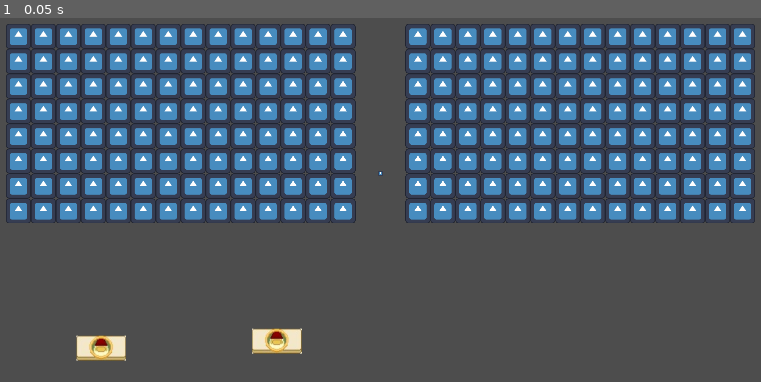
Above: before the commit, frame 1.
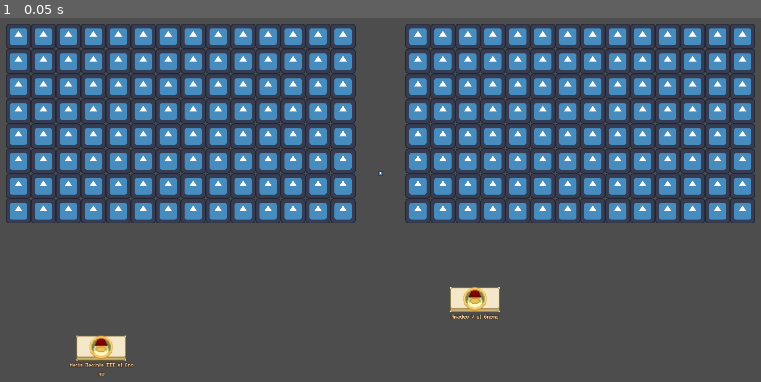
Above: after the commit, the same moment.

Repository: FrampthDev/JamOn
Game: Godot game, scene res://Scenes/game_scene.tscn
Two runs of this game, one before a commit and one after it. Both use one fixed random seed, a clock stepped at 60 frames per second and the inputs below. The engine's default icon, where the game draws it, is replaced by a stand-in: a white triangle on a blue panel in a dark square.
Inputs:
- Up to frame 1 (0.05 s): no input

The runs differ from the first frame. In frame 1, 1.0% of the frame differs, in the area x 9-66%, y 73-99%.

Commit message:
Hover con el nombre de la pieza

Diff:
--- a/Scenes/GameManager.tscn
+++ b/Scenes/GameManager.tscn
@@ -12,8 +12,8 @@
 position = Vector2(1632, 291)
 script = ExtResource("2_b7dir")
 
+[node name="GameLogic" type="Node2D" parent="."]
+script = ExtResource("4_mmuqr")
+
 [node name="NamesGenerator" type="Node" parent="."]
 script = ExtResource("2_bwyv8")
-
-[node name="GameLogic" type="Node2D" parent="."]
-script = ExtResource("4_mmuqr")
--- a/Scenes/game_scene.tscn
+++ b/Scenes/game_scene.tscn
@@ -8,20 +8,20 @@
 [node name="GameScene" type="Node2D"]
 script = ExtResource("1_1ixah")
 
-[node name="VirtualCursor" parent="." node_paths=PackedStringArray("camera") instance=ExtResource("1_x87qo")]
-position = Vector2(-2.38419e-07, -9.53674e-07)
-camera = NodePath("../Camera2D")
-
 [node name="Camera2D" type="Camera2D" parent="."]
 position = Vector2(512, 256)
 offset = Vector2(0, 32)
 zoom = Vector2(1.875, 1.875)
 
+[node name="VirtualCursor" parent="." node_paths=PackedStringArray("camera") instance=ExtResource("1_x87qo")]
+position = Vector2(-2.38419e-07, -9.53674e-07)
+camera = NodePath("../Camera2D")
+
 [node name="Tabletop" parent="." instance=ExtResource("2_6h5vk")]
 position = Vector2(32, 96)
 
 [node name="Piece" parent="." instance=ExtResource("2_b6fju")]
-position = Vector2(379, 503)
+position = Vector2(633, 450)
 
 [node name="Piece2" parent="." instance=ExtResource("2_b6fju")]
 position = Vector2(154, 512)
--- a/Scenes/piece.tscn
+++ b/Scenes/piece.tscn
@@ -1,10 +1,18 @@
-[gd_scene load_steps=5 format=3 uid="uid://r0qh1ukuc7kk"]
+[gd_scene load_steps=7 format=3 uid="uid://r0qh1ukuc7kk"]
 
 [ext_resource type="Script" uid="uid://dgas46lyqf363" path="res://Scripts/piece.gd" id="1_y70yu"]
+[ext_resource type="FontFile" uid="uid://bjlb2eitrxrrv" path="res://EXEPixelPerfect.ttf" id="2_l2hco"]
 [ext_resource type="Texture2D" uid="uid://cpl8ovjawqc4f" path="res://Sprites/WhatsApp Image 2025-03-15 at 12.55.26.jpeg" id="2_y70yu"]
 
 [sub_resource type="RectangleShape2D" id="RectangleShape2D_y70yu"]
 size = Vector2(63.5, 32)
+
+[sub_resource type="LabelSettings" id="LabelSettings_66160"]
+font = ExtResource("2_l2hco")
+font_size = 10
+font_color = Color(1, 0.893982, 0.699143, 1)
+outline_size = 4
+outline_color = Color(0.282353, 0.109804, 0, 0.411765)
 
 [sub_resource type="CircleShape2D" id="CircleShape2D_y70yu"]
 radius = 3.5
@@ -18,6 +26,19 @@
 position = Vector2(-0.25, 0)
 shape = SubResource("RectangleShape2D_y70yu")
 
+[node name="Label" type="Label" parent="AreaPickUp"]
+z_index = 15
+texture_filter = 1
+offset_left = -41.0
+offset_top = 17.0
+offset_right = 43.0
+offset_bottom = 27.0
+mouse_filter = 0
+text = "Alfredo VIII el Gnomo"
+label_settings = SubResource("LabelSettings_66160")
+horizontal_alignment = 1
+autowrap_mode = 1
+
 [node name="AreaPlacement" type="Area2D" parent="."]
 
 [node name="CollisionShape2D" type="CollisionShape2D" parent="AreaPlacement"]
--- a/Scripts/name_generator.gd
+++ b/Scripts/name_generator.gd
@@ -3,7 +3,7 @@
 var royal_names: Array = []
 var animals: Dictionary = {} # animal_name + img_path
 
-func _ready() -> void:
+func _init() -> void: #Aquí si hay que dejar el _init
 
 	generate_royal_names()
 
--- a/Scripts/piece.gd
+++ b/Scripts/piece.gd
@@ -33,11 +33,14 @@
 
 func _on_area_2d_area_entered(area: Area2D) -> void:
 	if area.name == "AreaMouse":
+		$AreaPickUp/Label.visible = true
 		SignalManager.PieceEnter.emit(self)
 
 func _on_area_2d_area_exited(area: Area2D) -> void:
 	if area.name == "AreaMouse":
+		$AreaPickUp/Label.visible = false
 		SignalManager.PieceExit.emit(self)
+
 
 func _ready() -> void:
 
@@ -75,4 +78,6 @@
 
 	piece_name = royal_animal.keys()[0]
 
+	$AreaPickUp/Label.text = piece_name
+
 	$Icon.texture = load(royal_animal[piece_name])
--- a/Scripts/signal_manager.gd
+++ b/Scripts/signal_manager.gd
@@ -63,6 +63,7 @@
 func _on_piece_enter(piece: Node2D) -> void:
 	buffer[bufferIndex] = piece
 	bufferIndex += 1
+
 
 func _on_piece_exit(piece: Node2D) -> void:
 	var i: int = 0
Binary file added: EXEPixelPerfect.ttf
Not shown, added: EXEPixelPerfect.ttf.import
Binary file added: Scenes/Bescii-Mono.ttf
Not shown, added: Scenes/Bescii-Mono.ttf.import
